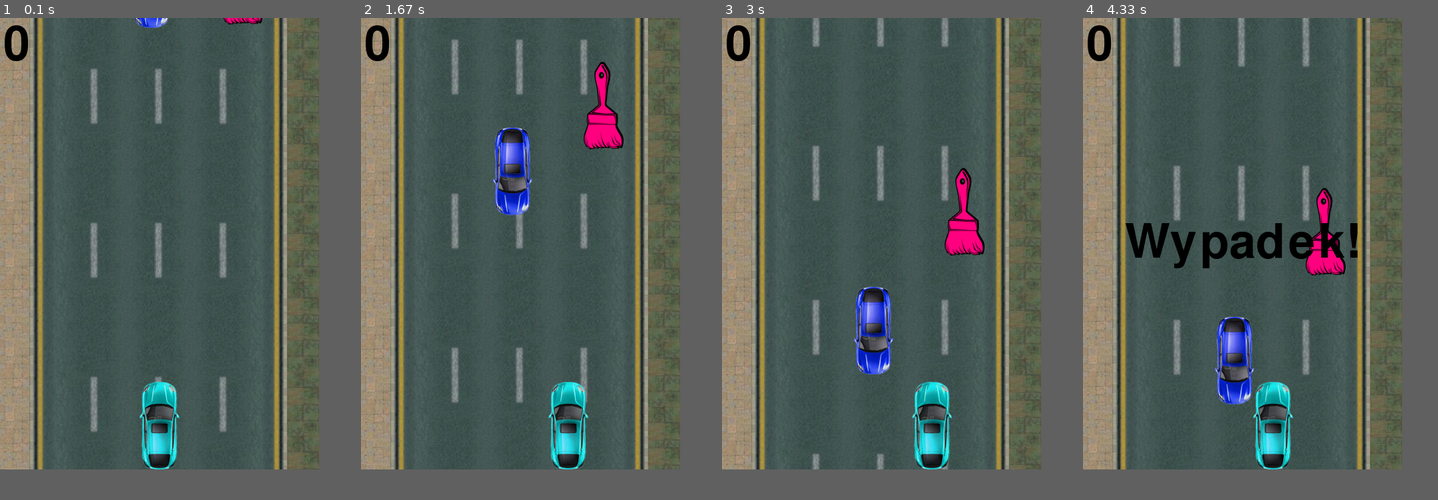
Above: before the commit, frames 1-4 (left to right).
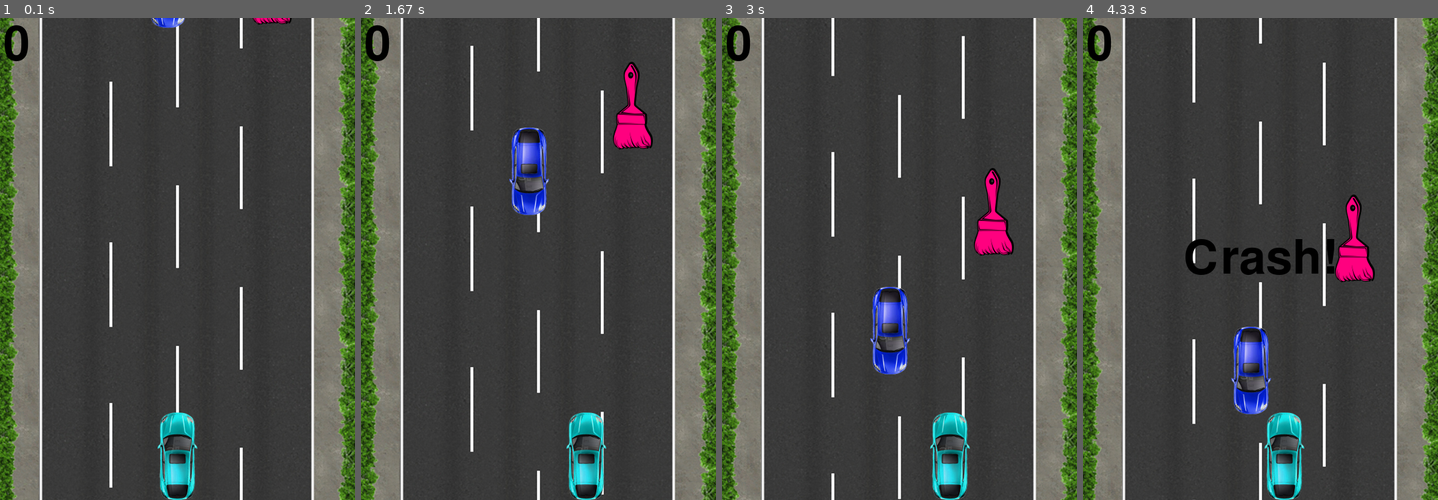
Above: after the commit, the same moments.

Repository: tomkuchars/repaint-car-pygame
Game: pygame game, started from game.py
The game is run twice, just before and just after one commit, with the same random seed, the same clock (stepped at 60 frames per second) and the same inputs.
Inputs:
- Up to frame 1 (0.1 s): no input
- Up to frame 2 (1.67 s): hold Right 0.33-0.8 s; hold Right 0.83-1.3 s; hold Left from 1.33 s (still down)
- Up to frame 3 (3 s): release Left at 1.87 s; hold Left 1.9-2.3 s; hold Right 2.33-2.97 s
- Up to frame 4 (4.33 s): hold Left 3-3.47 s
In our replay, the window is 480x680 before the commit and 534x726 after it. These sizes can differ from the game's own. Grey fills any space a smaller window leaves; there, only what the larger window draws over its background counts as a difference.

The runs differ from the first frame. In frame 1, 79% of the frame differs, in the area x 0-100%, y 0-100%; in frame 2, 80%; in frame 3, 80%; in frame 4, 80%.

Commit message:
Clean up

Diff:
--- a/game1.py
+++ b/game.py
@@ -1,11 +1,21 @@
 import pygame
 import time
 import random
+#import os
+#import gtk
+
+#screen_width = gtk.gdk.screen_width()
+#screen_height = gtk.gdk.screen_height()
 
 pygame.init()
 
-display_width = 480
-display_height = 680
+display_width = 534
+display_height = 726
+
+#pos_x = screen_width / 2 - display_width / 2
+#pos_y = screen_height - display_height
+#os.environ['SDL_VIDEO_WINDOW_POS'] = '%i,%i' % (pos_x,pos_y)
+#os.environ['SDL_VIDEO_CENTERED'] = '0'
 
 black = (0,0,0)
 white = (255,255,255)
@@ -14,51 +24,51 @@
 blue = (0,0,255)
 
 gameDisplay = pygame.display.set_mode((display_width,display_height))
-pygame.display.set_caption('Przemaluj auto')
+pygame.display.set_caption('Repaint your car')
 clock = pygame.time.Clock()
 
 carImg=[]
-carImg.append(pygame.image.load('samochodzik60x132czerwony.png'))
-carImg.append(pygame.image.load('samochodzik60x132czarny.png'))
-carImg.append(pygame.image.load('samochodzik60x132brazowy.png'))
-carImg.append(pygame.image.load('samochodzik60x132fioletowy.png'))
-carImg.append(pygame.image.load('samochodzik60x132morski.png'))
-carImg.append(pygame.image.load('samochodzik60x132niebieski.png'))
-carImg.append(pygame.image.load('samochodzik60x132pomaranczowy.png'))
-carImg.append(pygame.image.load('samochodzik60x132rozowy.png'))
-carImg.append(pygame.image.load('samochodzik60x132zielony.png'))
-carImg.append(pygame.image.load('samochodzik60x132zolty.png'))
+carImg.append(pygame.image.load('img/samochodzik60x132czerwony.png'))
+carImg.append(pygame.image.load('img/samochodzik60x132czarny.png'))
+carImg.append(pygame.image.load('img/samochodzik60x132brazowy.png'))
+carImg.append(pygame.image.load('img/samochodzik60x132fioletowy.png'))
+carImg.append(pygame.image.load('img/samochodzik60x132morski.png'))
+carImg.append(pygame.image.load('img/samochodzik60x132niebieski.png'))
+carImg.append(pygame.image.load('img/samochodzik60x132pomaranczowy.png'))
+carImg.append(pygame.image.load('img/samochodzik60x132rozowy.png'))
+carImg.append(pygame.image.load('img/samochodzik60x132zielony.png'))
+carImg.append(pygame.image.load('img/samochodzik60x132zolty.png'))
 carImgRev=[]
-carImgRev.append(pygame.image.load('samochodzik60x132czerwonyRev.png'))
-carImgRev.append(pygame.image.load('samochodzik60x132czarnyRev.png'))
-carImgRev.append(pygame.image.load('samochodzik60x132brazowyRev.png'))
-carImgRev.append(pygame.image.load('samochodzik60x132fioletowyRev.png'))
-carImgRev.append(pygame.image.load('samochodzik60x132morskiRev.png'))
-carImgRev.append(pygame.image.load('samochodzik60x132niebieskiRev.png'))
-carImgRev.append(pygame.image.load('samochodzik60x132pomaranczowyRev.png'))
-carImgRev.append(pygame.image.load('samochodzik60x132rozowyRev.png'))
-carImgRev.append(pygame.image.load('samochodzik60x132zielonyRev.png'))
-carImgRev.append(pygame.image.load('samochodzik60x132zoltyRev.png'))
+carImgRev.append(pygame.image.load('img/samochodzik60x132czerwonyRev.png'))
+carImgRev.append(pygame.image.load('img/samochodzik60x132czarnyRev.png'))
+carImgRev.append(pygame.image.load('img/samochodzik60x132brazowyRev.png'))
+carImgRev.append(pygame.image.load('img/samochodzik60x132fioletowyRev.png'))
+carImgRev.append(pygame.image.load('img/samochodzik60x132morskiRev.png'))
+carImgRev.append(pygame.image.load('img/samochodzik60x132niebieskiRev.png'))
+carImgRev.append(pygame.image.load('img/samochodzik60x132pomaranczowyRev.png'))
+carImgRev.append(pygame.image.load('img/samochodzik60x132rozowyRev.png'))
+carImgRev.append(pygame.image.load('img/samochodzik60x132zielonyRev.png'))
+carImgRev.append(pygame.image.load('img/samochodzik60x132zoltyRev.png'))
 brushImg=[]
-brushImg.append(pygame.image.load('pedzelek60x132czerwony.png'))
-brushImg.append(pygame.image.load('pedzelek60x132czarny.png'))
-brushImg.append(pygame.image.load('pedzelek60x132brazowy.png'))
-brushImg.append(pygame.image.load('pedzelek60x132fioletowy.png'))
-brushImg.append(pygame.image.load('pedzelek60x132morski.png'))
-brushImg.append(pygame.image.load('pedzelek60x132niebieski.png'))
-brushImg.append(pygame.image.load('pedzelek60x132pomaranczowy.png'))
-brushImg.append(pygame.image.load('pedzelek60x132rozowy.png'))
-brushImg.append(pygame.image.load('pedzelek60x132zielony.png'))
-brushImg.append(pygame.image.load('pedzelek60x132zolty.png'))
-
-backImg = pygame.image.load('tlo.png')
+brushImg.append(pygame.image.load('img/pedzelek60x132czerwony.png'))
+brushImg.append(pygame.image.load('img/pedzelek60x132czarny.png'))
+brushImg.append(pygame.image.load('img/pedzelek60x132brazowy.png'))
+brushImg.append(pygame.image.load('img/pedzelek60x132fioletowy.png'))
+brushImg.append(pygame.image.load('img/pedzelek60x132morski.png'))
+brushImg.append(pygame.image.load('img/pedzelek60x132niebieski.png'))
+brushImg.append(pygame.image.load('img/pedzelek60x132pomaranczowy.png'))
+brushImg.append(pygame.image.load('img/pedzelek60x132rozowy.png'))
+brushImg.append(pygame.image.load('img/pedzelek60x132zielony.png'))
+brushImg.append(pygame.image.load('img/pedzelek60x132zolty.png'))
+
+backImg = pygame.image.load('img/tlo.png')
 car_width = 60
 car_height = 132
 brush_width = 60
 brush_height = 132
-back_width = 480
-back_height = 1392
-back_height_small = 1392/6
+back_width = 534
+back_height = 1452
+back_height_small = 1452/6
 
 def cars_painted(count):
     font = pygame.font.Font('freesansbold.ttf',72)
@@ -84,7 +94,7 @@
     time.sleep(2)
 
 def crash():
-    message_display('Wypadek!')
+    message_display('Crash!')
     game_loop()
 
 def game_loop():
--- a/game1-2.py
+++ /dev/null
@@ -1,205 +0,0 @@
-import pygame
-import time
-import random
-#import os
-#import gtk
-
-#screen_width = gtk.gdk.screen_width()
-#screen_height = gtk.gdk.screen_height()
-
-pygame.init()
-
-display_width = 534
-display_height = 726
-
-#pos_x = screen_width / 2 - display_width / 2
-#pos_y = screen_height - display_height
-#os.environ['SDL_VIDEO_WINDOW_POS'] = '%i,%i' % (pos_x,pos_y)
-#os.environ['SDL_VIDEO_CENTERED'] = '0'
-
-black = (0,0,0)
-white = (255,255,255)
-red = (255,0,0)
-green = (0,255,0)
-blue = (0,0,255)
-
-gameDisplay = pygame.display.set_mode((display_width,display_height))
-pygame.display.set_caption('Przemaluj auto')
-clock = pygame.time.Clock()
-
-carImg=[]
-carImg.append(pygame.image.load('samochodzik60x132czerwony.png'))
-carImg.append(pygame.image.load('samochodzik60x132czarny.png'))
-carImg.append(pygame.image.load('samochodzik60x132brazowy.png'))
-carImg.append(pygame.image.load('samochodzik60x132fioletowy.png'))
-carImg.append(pygame.image.load('samochodzik60x132morski.png'))
-carImg.append(pygame.image.load('samochodzik60x132niebieski.png'))
-carImg.append(pygame.image.load('samochodzik60x132pomaranczowy.png'))
-carImg.append(pygame.image.load('samochodzik60x132rozowy.png'))
-carImg.append(pygame.image.load('samochodzik60x132zielony.png'))
-carImg.append(pygame.image.load('samochodzik60x132zolty.png'))
-carImgRev=[]
-carImgRev.append(pygame.image.load('samochodzik60x132czerwonyRev.png'))
-carImgRev.append(pygame.image.load('samochodzik60x132czarnyRev.png'))
-carImgRev.append(pygame.image.load('samochodzik60x132brazowyRev.png'))
-carImgRev.append(pygame.image.load('samochodzik60x132fioletowyRev.png'))
-carImgRev.append(pygame.image.load('samochodzik60x132morskiRev.png'))
-carImgRev.append(pygame.image.load('samochodzik60x132niebieskiRev.png'))
-carImgRev.append(pygame.image.load('samochodzik60x132pomaranczowyRev.png'))
-carImgRev.append(pygame.image.load('samochodzik60x132rozowyRev.png'))
-carImgRev.append(pygame.image.load('samochodzik60x132zielonyRev.png'))
-carImgRev.append(pygame.image.load('samochodzik60x132zoltyRev.png'))
-brushImg=[]
-brushImg.append(pygame.image.load('pedzelek60x132czerwony.png'))
-brushImg.append(pygame.image.load('pedzelek60x132czarny.png'))
-brushImg.append(pygame.image.load('pedzelek60x132brazowy.png'))
-brushImg.append(pygame.image.load('pedzelek60x132fioletowy.png'))
-brushImg.append(pygame.image.load('pedzelek60x132morski.png'))
-brushImg.append(pygame.image.load('pedzelek60x132niebieski.png'))
-brushImg.append(pygame.image.load('pedzelek60x132pomaranczowy.png'))
-brushImg.append(pygame.image.load('pedzelek60x132rozowy.png'))
-brushImg.append(pygame.image.load('pedzelek60x132zielony.png'))
-brushImg.append(pygame.image.load('pedzelek60x132zolty.png'))
-
-backImg = pygame.image.load('tlo2.png')
-car_width = 60
-car_height = 132
-brush_width = 60
-brush_height = 132
-back_width = 534
-back_height = 1452
-back_height_small = 1452/6
-
-def cars_painted(count):
-    font = pygame.font.Font('freesansbold.ttf',72)
-    # font = pygame.font.SysFont(None, 72)
-    # text = font.render("Przemalowane: "+str(count), True, black)
-    text = font.render(str(count), True, black)
-    gameDisplay.blit(text,(5,5))
-
-def draw(carImg,x,y):
-    gameDisplay.blit(carImg,(x,y))
-
-def text_objects(text, font, color):
-    textSurface = font.render(text, True, color)
-    return textSurface, textSurface.get_rect()
-
-def message_display(text):
-    largeText = pygame.font.Font('freesansbold.ttf',72)
-    # largeText = pygame.font.SysFont(None, 72)
-    TextSurf, TextRect = text_objects(text, largeText, black)
-    TextRect.center = (display_width/2,display_height/2)
-    gameDisplay.blit(TextSurf, TextRect)
-    pygame.display.update()
-    time.sleep(2)
-
-def crash():
-    message_display('Wypadek!')
-    game_loop()
-
-def game_loop():
-
-    level = 1
-
-    x = ((display_width - car_width)* 0.5)
-    y = (display_height - car_height) #- 5
-
-    x_change = 0
-
-    car_startx = random.randrange(0, display_width-car_width)
-    car_starty = -car_height
-
-    brush_startx = random.randrange(0, display_width-brush_width)
-    brush_starty = -brush_height
-
-    back_startx = 0
-    back_starty = display_height - back_height
-
-    actualCarImgNr = random.randrange(0, 10)
-    actualCarImgRevNr = random.randrange(0, 10)
-
-    newBrushImgNr = random.randrange(0, 10)
-    while actualCarImgNr == newBrushImgNr:
-        newBrushImgNr = random.randrange(0, 10)
-    actualBrushImgNr = newBrushImgNr
-
-    paintedNr = 0
-    painted = False
-
-    gameExit = False
-
-    while not gameExit:
-        for event in pygame.event.get():
-            if event.type == pygame.QUIT:
-                pygame.quit()
-                quit()
-
-            # print(event)
-
-            if pygame.key.get_pressed()[pygame.K_LEFT] != 0 :
-                x_change = -level*2
-
-            if pygame.key.get_pressed()[pygame.K_RIGHT] != 0 :
-                x_change = level*2
-
-            if( pygame.key.get_pressed()[pygame.K_LEFT] != 0 and pygame.key.get_pressed()[pygame.K_RIGHT] != 0 ) or ( pygame.key.get_pressed()[pygame.K_LEFT] == 0 and pygame.key.get_pressed()[pygame.K_RIGHT] == 0 ):
-                x_change = 0
-
-        x += x_change
-
-        car_speed = level*3
-        brush_speed = level*2
-        back_speed = level*2
-
-        # gameDisplay.fill(white)
-
-        draw(backImg,back_startx,back_starty)
-        back_starty += back_speed
-
-        draw(brushImg[actualBrushImgNr],brush_startx,brush_starty)
-        brush_starty += brush_speed
-
-        draw(carImgRev[actualCarImgRevNr],car_startx,car_starty)
-        car_starty += car_speed
-
-        draw(carImg[actualCarImgNr],x,y)
-
-        cars_painted(paintedNr)
-
-        if back_starty > -back_height_small:
-            back_starty -= 2*back_height_small
-
-        if x < 0 or x > display_width - car_width :
-            crash()
-
-        if car_starty > display_height:
-            car_startx = random.randrange(0, display_width-car_width)
-            car_starty = -car_height
-            actualCarImgRevNr = random.randrange(0, 10)
-
-        if brush_starty+brush_height-brush_speed>y and (x < brush_startx+brush_width and x+car_width > brush_startx):
-            actualCarImgNr = actualBrushImgNr
-            painted = True
-
-        if brush_starty > display_height:
-            brush_startx = random.randrange(0, display_width-brush_width)
-            brush_starty = -brush_height
-            newBrushImgNr = random.randrange(0, 10)
-            while actualCarImgNr == newBrushImgNr:
-                newBrushImgNr = random.randrange(0, 10)
-            actualBrushImgNr = newBrushImgNr
-            if painted == True:
-                paintedNr += 1
-                painted = False
-                level += 0.2
-
-        if car_starty+car_height-car_speed>y and (x < car_startx+car_width and x+car_width > car_startx):
-            crash()
-
-        pygame.display.update()
-        # pygame.display.flip()
-        clock.tick(60)
-
-game_loop()
-pygame.quit()
-quit()
Renamed: pedzelek60x132brazowy.png -> img/pedzelek60x132brazowy.png
Renamed: pedzelek60x132czarny.png -> img/pedzelek60x132czarny.png
Renamed: pedzelek60x132czerwony.png -> img/pedzelek60x132czerwony.png
Renamed: pedzelek60x132fioletowy.png -> img/pedzelek60x132fioletowy.png
Renamed: pedzelek60x132morski.png -> img/pedzelek60x132morski.png
Renamed: pedzelek60x132niebieski.png -> img/pedzelek60x132niebieski.png
Renamed: pedzelek60x132pomaranczowy.png -> img/pedzelek60x132pomaranczowy.png
Renamed: pedzelek60x132rozowy.png -> img/pedzelek60x132rozowy.png
Renamed: pedzelek60x132zielony.png -> img/pedzelek60x132zielony.png
Renamed: pedzelek60x132zolty.png -> img/pedzelek60x132zolty.png
Renamed: samochodzik60x132brazowy.png -> img/samochodzik60x132brazowy.png
Renamed: samochodzik60x132brazowyRev.png -> img/samochodzik60x132brazowyRev.png
(and 20 more such lines)
